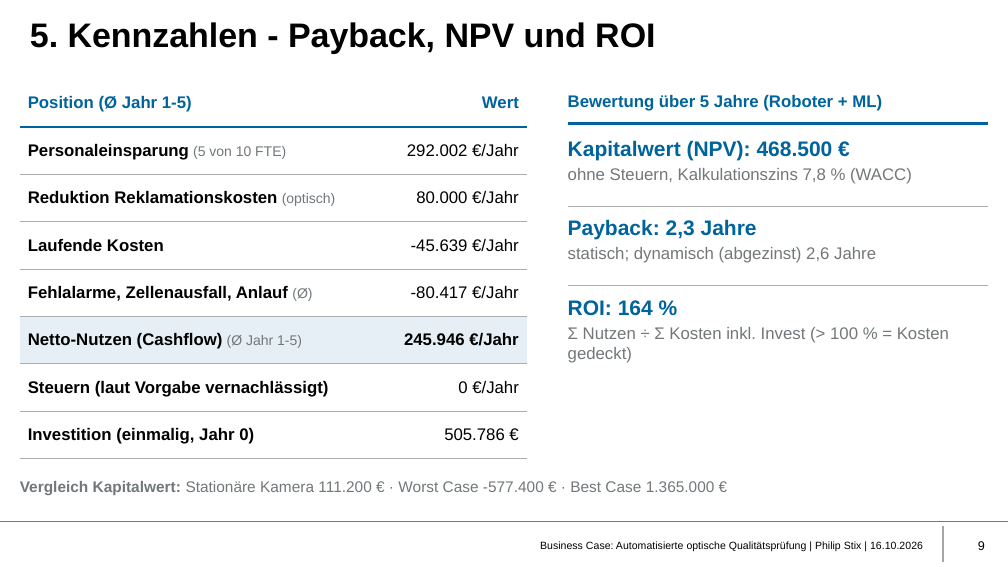
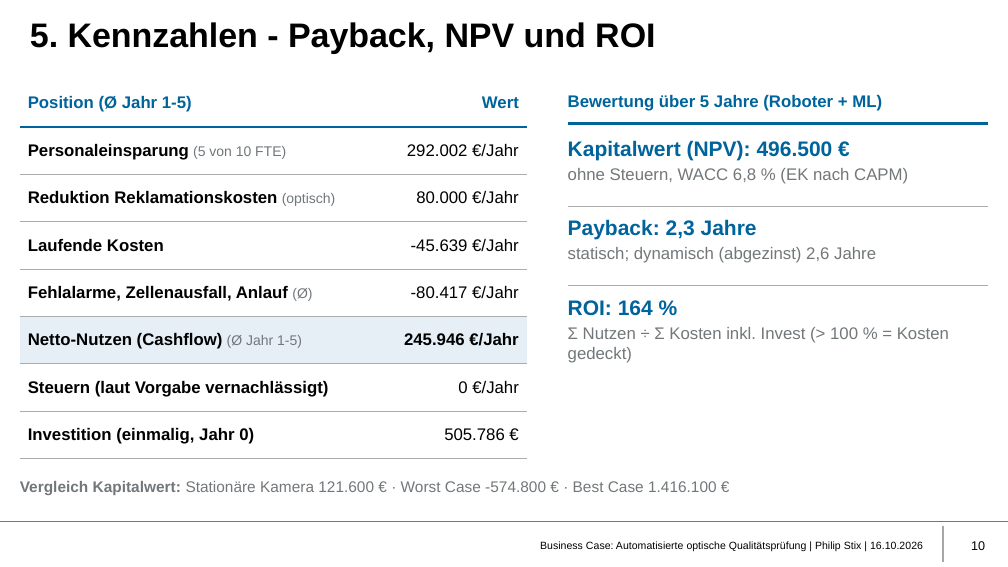
Before and after one commit to philip-stack/MRE3-bGUS, a slide deck: slide 10 of 01 Abgabe/Business Case Qualitätsprüfung - Philip Stix.pptx (slide 9 before the commit). Drawn at 1008x567 pixels with LibreOffice and Linux fonts; fonts in the diff are those of the drawing; background and template pictures are left out. Boxes give left, top, right and bottom in pixels: in the first picture for what was removed or moved away, otherwise in the second. Text is boxed around its words. In the diff, an @@ line names an element or a change of style, - is before the commit and + after.

Commit message:
Eigenkapitalkosten nach CAPM, Sensitivitätsfolie ergänzt

```diff
--- a/01 Abgabe/Business Case Qualitätsprüfung - Philip Stix.pptx
+++ b/01 Abgabe/Business Case Qualitätsprüfung - Philip Stix.pptx
@@ text at (568,140,908,184): text changed @@
-Kapitalwert (NPV): 468.500 €
-ohne Steuern, Kalkulationszins 7,8 % (WACC)
+Kapitalwert (NPV): 496.500 €
+ohne Steuern, WACC 6,8 % (EK nach CAPM)
@@ text at (20,481,717,495): text changed @@
-Vergleich Kapitalwert: Stationäre Kamera 111.200 € · Worst Case -577.400 € · Best Case 1.365.000 €
+Vergleich Kapitalwert: Stationäre Kamera 121.600 € · Worst Case -574.800 € · Best Case 1.416.100 €
@@ page number at (971,541,985,550): text changed @@
-9
+10
```
Also in this commit, not shown: 4 other slides changed, 1 slide added, 2 other files.
